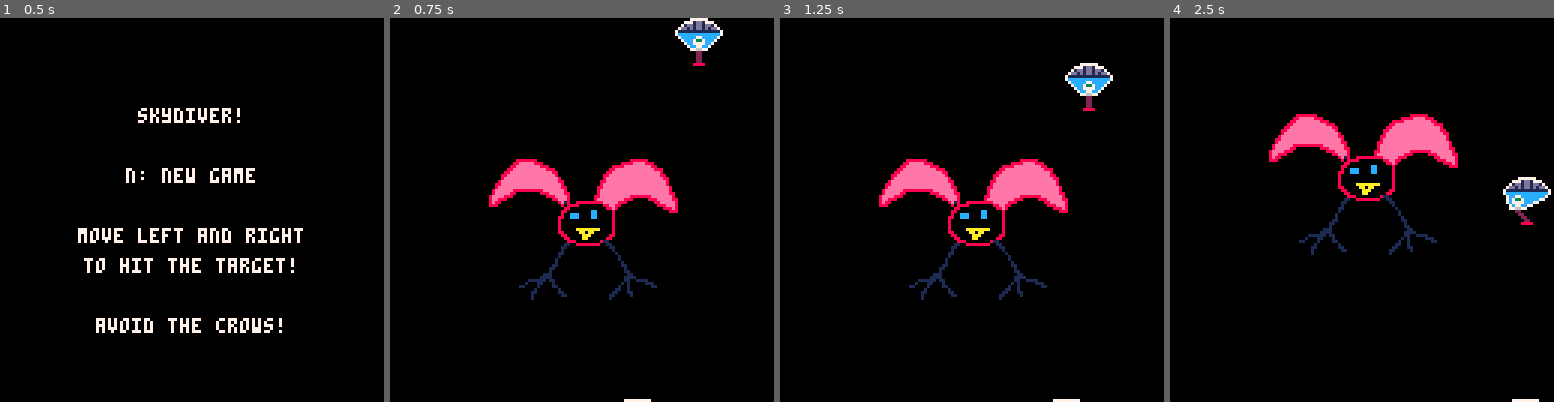
Above: before the commit, frames 1-4 (left to right).
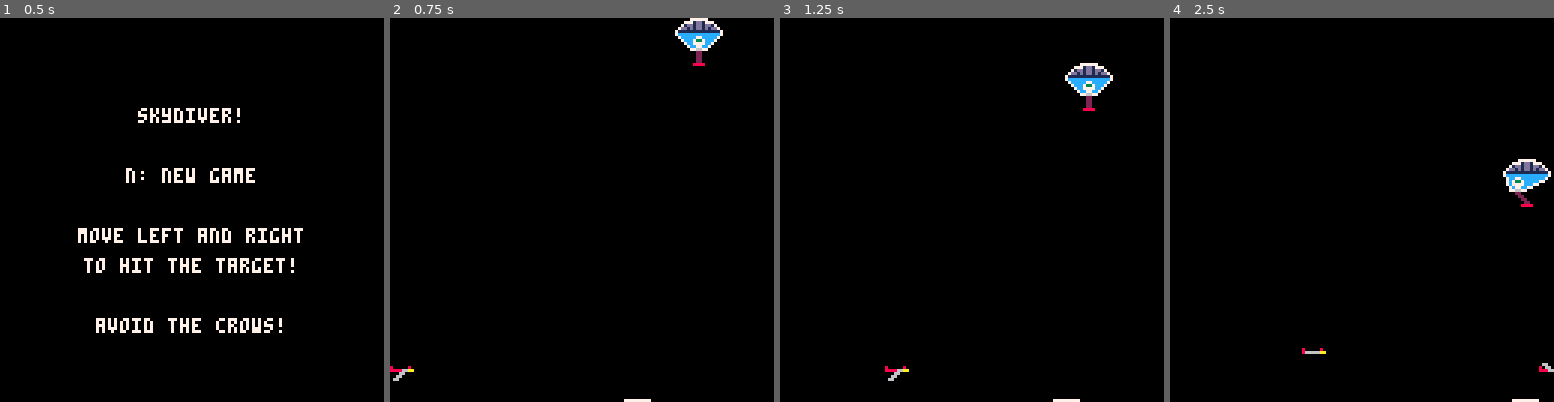
Above: after the commit, the same moments.

Repository: boostybaboon/dyskiver
Game: PICO-8 cartridge skydiver2.p8
The game is run twice, just before and just after one commit, with the same random seed, the same clock (stepped at 60 frames per second) and the same inputs.
Inputs:
- Up to frame 1 (0.5 s): no input
- Up to frame 2 (0.75 s): tap O (Z key) at 0.7 s
- Up to frame 3 (1.25 s): no input
- Up to frame 4 (2.5 s): hold Right 1.6-2.1 s; tap O (Z key) at 1.7, 2.1 s; hold Up 2.15-2.42 s; hold Right from 2.47 s (still down)

Frame 1 is identical in both runs. In frame 2, 4.7% of the frame differs, in the area x 0-75%, y 36-95%; in frame 3, 4.7%; in frame 4, 6.1%, in the area x 25-100%, y 25-93%.

Commit message:
better crows and collision detection

Diff:
--- a/skydiver2.p8
+++ b/skydiver2.p8
@@ -15,22 +15,80 @@
     right = 2
 }
 
-diver_size = 16 -- width and height of the diver
-target_width = 8 -- width of the target
-crow_frames = {32, 40}
-crow_current_frame = 1
-crow_animation_speed = 0.1
+local diver_size = 16 -- width and height of the diver
+local target_width = 8 -- width of the target
+
+local crow_frames = {6, 7, 8, 9, 10, 11, 12, 11, 10, 9, 8, 7}
+local crows = {}
 
 -- returns true if two rectangles overlap at all
 -- x1, y1, w1, h1 are the first rectangle's top left x, top left y, width, and height
 -- x2, y2, w2, h2 are the second rectangle's top left x, top left y, width, and height
-function check_collision(x1, y1, w1, h1, x2, y2, w2, h2)
+function check_box_collision(x1, y1, w1, h1, x2, y2, w2, h2)
     return x1 < x2 + w2 and
            x2 < x1 + w1 and
            y1 < y2 + h2 and
            y2 < y1 + h1
 end
 
+-- Check pixel-perfect collision between two sprites
+function check_pixel_collision(x1, y1, w1, h1, sprite1, flip_x1, flip_y1, x2, y2, w2, h2, sprite2, flip_x2, flip_y2)
+    -- Get the overlapping area
+    local x_start = max(x1, x2)
+    local y_start = max(y1, y2)
+    local x_end = min(x1 + w1, x2 + w2)
+    local y_end = min(y1 + h1, y2 + h2)
+
+    -- Check each pixel in the overlapping area
+    for x = x_start, x_end - 1 do
+        for y = y_start, y_end - 1 do
+            -- Calculate the relative positions of the pixels in the sprites
+            local rel_x1 = flip_x1 and w1 - 1 - (x - x1) or x - x1
+            local rel_y1 = flip_y1 and h1 - 1 - (y - y1) or y - y1
+            local rel_x2 = flip_x2 and w2 - 1 - (x - x2) or x - x2
+            local rel_y2 = flip_y2 and h2 - 1 - (y - y2) or y - y2
+
+            -- Calculate the pixel coordinates in the sprite sheet
+            local sprite_x1 = sprite1 % 16 * 8 + rel_x1
+            local sprite_y1 = flr(sprite1 / 16) * 8 + rel_y1
+            local sprite_x2 = sprite2 % 16 * 8 + rel_x2
+            local sprite_y2 = flr(sprite2 / 16) * 8 + rel_y2
+
+            -- Get the colors of the pixels in the two sprites
+            local color1 = sget(sprite_x1, sprite_y1)
+            local color2 = sget(sprite_x2, sprite_y2)
+
+            -- If both pixels are not transparent, there is a collision
+            if color1 != 0 and color2 != 0 then
+                return true
+            end
+        end
+    end
+
+    -- No collision
+    return false
+end
+
+function check_collision(x1, y1, w1, h1, sprite1, flip_x1, flip_y1, x2, y2, w2, h2, sprite2, flip_x2, flip_y2)
+    -- Check if the bounding boxes overlap
+
+    local only_check_bounding_boxes = false
+    if only_check_bounding_boxes then
+        return check_box_collision(x1, y1, w1, h1, x2, y2, w2, h2)
+    end
+
+    if not check_box_collision(x1, y1, w1, h1, x2, y2, w2, h2) then
+        return false
+    end
+
+    if not check_box_collision(x1, y1, w1, h1, x2, y2, w2, h2) then
+        return false
+    end
+
+    -- Check if any pixels overlap
+    return check_pixel_collision(x1, y1, w1, h1, sprite1, flip_x1, flip_y1, x2, y2, w2, h2, sprite2, flip_x2, flip_y2)
+end
+
 -- prints text centered horizontally
 function print_centered(text, y, color)
     local x = (128 - #text * 4) / 2
@@ -43,17 +101,47 @@
     end
 end
 
+function add_crow()
+    -- Determine the x coordinate and direction based on which side the crow is coming from
+    local x, direction
+    if rnd() > 0.5 then
+        x = 0  -- Left side
+        direction = 1
+    else
+        x = 127  -- Right side
+        direction = -1
+    end
+
+    local speed = rnd() * 2 + 1  -- Random speed between 1 and 3
+
+    local clearance = 10
+
+    -- Add the new crow to the table
+    add(crows, {
+        x = x,
+        y = flr(rnd() * (128 - 2 * clearance)) + clearance,  -- Random height with clearance
+        speed = speed,  -- Random speed between 1 and 3
+        animation_speed = speed,  -- Animation speed is the same as the speed
+        direction = direction,
+        current_frame = 1
+    })
+end
+
 function reset()
     diver_x = flr(rnd()*128)
     diver_y = 0
-    crow_x = 32
-    crow_y = 32
+
     target = flr(rnd()*120)
     target_direction = rnd() > 0.5 and 1 or -1
+
     current_state = game_state.playing
+
     diver_direction = direction.vertical
-    crow_current_frame = 1
-    crow_animation_speed = 0.5
+    diver_speed_default = 1
+    diver_speed = diver_speed_default
+
+    crow_timer = 0
+    add_crow()
 end
 
 function _init()
@@ -69,12 +157,23 @@
         return
     end
 
-    crow_current_frame += crow_animation_speed
-    if crow_current_frame > #crow_frames + 1 then
-        crow_current_frame = 1
-    end
-
-    diver_y += 1
+    crow_timer += 1/30
+
+    if crow_timer >= 1 then
+        add_crow()
+        crow_timer = 0
+    end
+
+    if btn(2) then  -- Up button
+        diver_speed = 0.25 * diver_speed_default
+    elseif btn(3) then  -- Down button
+        diver_speed = 1.5 * diver_speed_default
+    else
+        diver_speed = diver_speed_default
+    end
+
+    diver_y += diver_speed
+
 	if btn(0) then
         diver_x -= 1
         diver_direction = direction.left
@@ -85,15 +184,15 @@
         diver_direction = direction.vertical
     end
 
-    if diver_y > 128 - diver_size then
-        if check_collision(diver_x, diver_y, diver_size, diver_size,
+    if diver_y >= 128 - diver_size then
+        if check_box_collision(flr(diver_x) + 6, flr(diver_y) + 15, 4, 2,
                         target, 127, target_width, 1) then
             current_state = game_state.landed
         else
             current_state = game_state.fail
         end
 
-        diver_y = 127 - diver_size
+        diver_y = 128 - diver_size
     end
 
     target += 0.9*target_direction
@@ -101,6 +200,38 @@
         target_direction *= -1
     end
 
+    for i, crow in ipairs(crows) do
+        -- Update the crow's position
+        crow.x += crow.speed * crow.direction
+
+        -- Update the crow's animation frame
+        crow.current_frame += crow.animation_speed
+        if crow.current_frame > #crow_frames then
+            crow.current_frame = 1
+        end
+
+        -- Remove the crow if it's off the screen
+        if crow.x < -8 or crow.x > 136 then
+            del(crows, crow)
+        end
+
+        -- get diver sprite depending on diver_direction
+        local diver_sprite
+        if diver_direction == direction.vertical then
+            diver_sprite = 0
+        elseif diver_direction == direction.left then
+            diver_sprite = 4
+        elseif diver_direction == direction.right then
+            diver_sprite = 2
+        end
+
+        -- Check for collision with the crow
+        if check_collision(flr(diver_x), flr(diver_y), 16, 16, diver_sprite, false, false,
+            flr(crow.x), flr(crow.y), 8, 8, crow_frames[flr(crow.current_frame)], crow.direction < 0, false) then
+            current_state = game_state.fail
+        end
+
+    end
 end
 
 function _draw()
@@ -113,7 +244,10 @@
         print_centered("avoid the crows!", 100, 7)
         return
     else
-        spr(crow_frames[flr(crow_current_frame)], crow_x, crow_y, 8, 8)
+        for _, crow in ipairs(crows) do
+            local flip_x = crow.direction < 0
+            spr(crow_frames[flr(crow.current_frame)], crow.x, crow.y, 1, 1, flip_x)
+        end
 
         rect(target, 127, target + target_width, 127, 7)
         if current_state == game_state.fail then
@@ -150,83 +284,24 @@
 
 
 
-…(80 lines of a section not shown)…
+__gff__
+0000000000000101010101010100000000000000000000000000000000000000000000000000000000000000000000000000000000000000000000000000000000000000000000000000000000000000000000000000000000000000000000000000000000000000000000000000000000000000000000000000000000000000
+0000000000000000000000000000000000000000000000000000000000000000000000000000000000000000000000000000000000000000000000000000000000000000000000000000000000000000000000000000000000000000000000000000000000000000000000000000000000000000000000000000000000000000
+…(18 lines of a section not shown)…
Not shown, changed: 87 lines of the sprite sheet (__gfx__) section of skydiver2.p8
